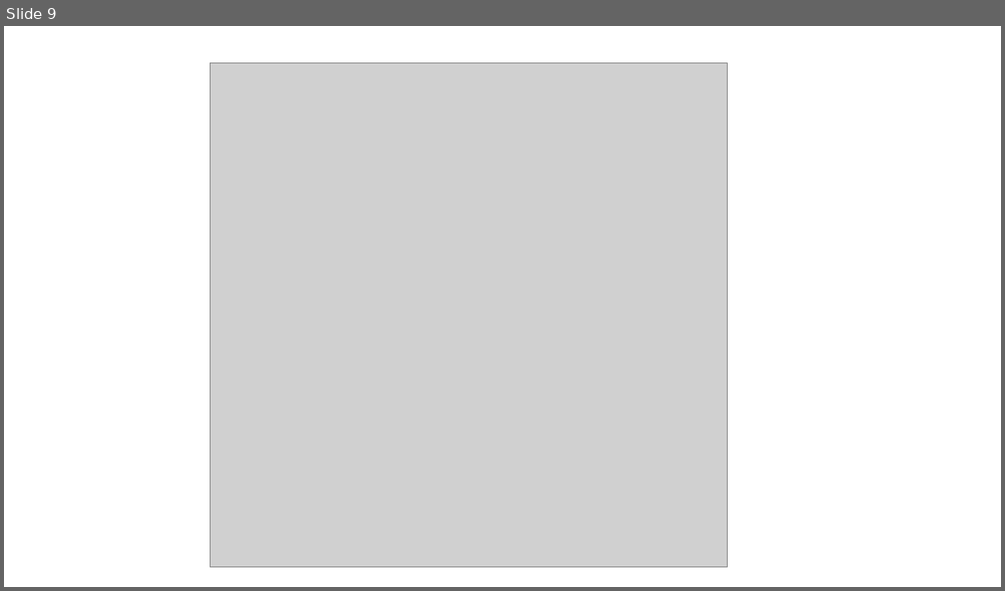
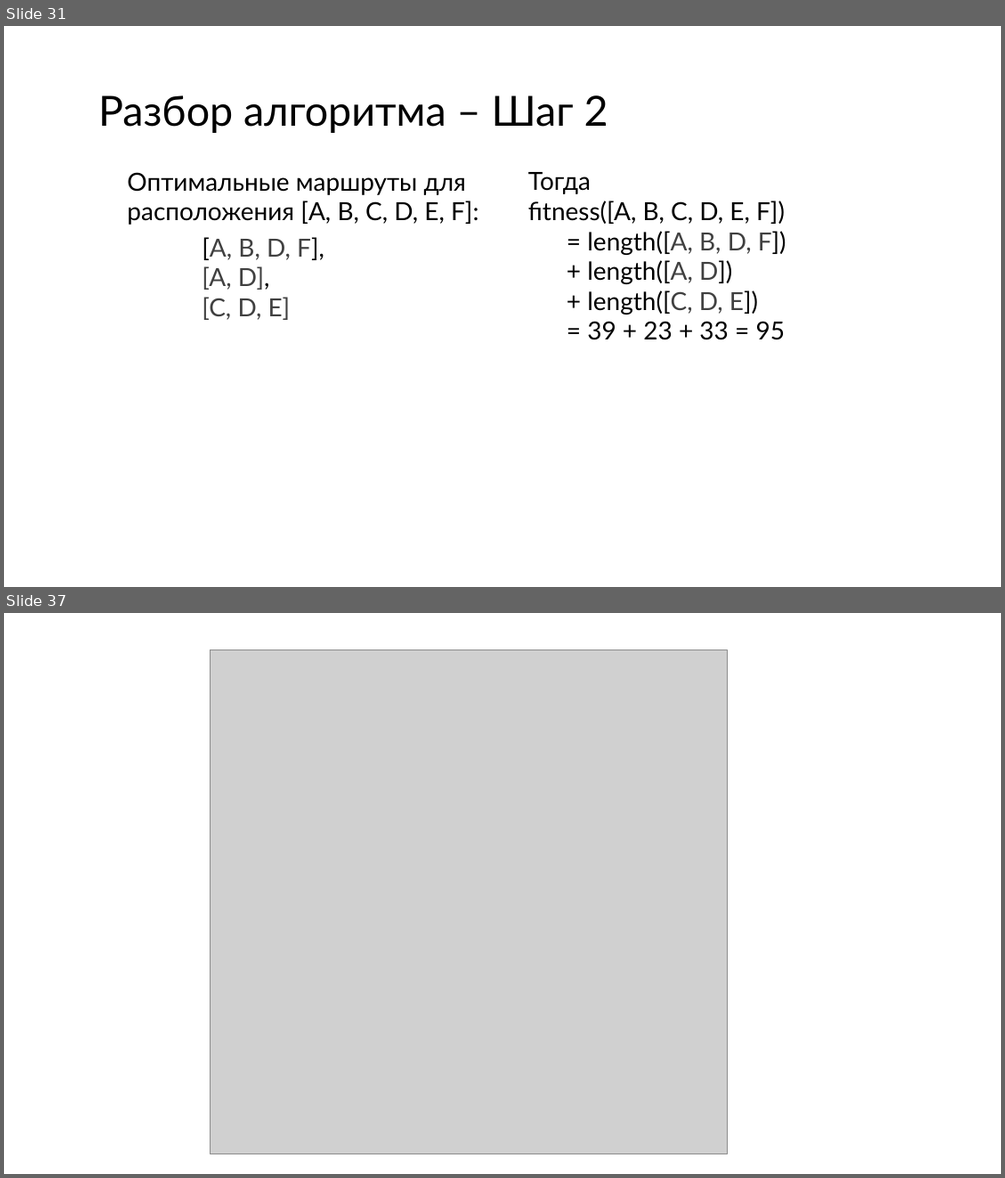
Before and after one commit to w1ldhoneyp1e/goods-distribution-warehouse, a slide deck: presentation.pptx. Shown one above the other, each under a label of ours: slide 9 before the commit, slides 31 and 37 after it; the slides between them are not shown. The pictures are 1005x591 and 1005x1178 pixels, drawn with LibreOffice and Linux fonts; fonts in the diff are those of the drawing; grey boxes stand for pictures. Boxes give left, top, right and bottom in pixels: in the first picture for what was removed or moved away, otherwise in the second. Text is boxed around its words. In the diff, an @@ line names an element or a change of style, - is before the commit and + after.

```diff
--- a/presentation.pptx
+++ b/presentation.pptx
@@ slide 31 added at (4,26,1001,587), background #FFFFFF @@
@@ title added at (98,95,608,133), 40 pt, text #000000 @@
+Разбор алгоритма – Шаг 2
@@ text added at (127,172,478,320), 24 pt, text #000000 @@
+Оптимальные маршруты для расположения [A, B, C, D, E, F]:
+[A, B, D, F],
+[A, D],
+[C, D, E]
@@ text added at (528,172,786,340), 24 pt, text #000000 @@
+Тогда
+fitness([A, B, C, D, E, F])
+= length([A, B, D, F])
++ length([A, D])
++ length([C, D, E])
+= 39 + 23 + 33 = 95
@@ what was slide 9 is now slide 37 @@
```
Also in this commit, not shown: 16 slides changed, 22 other slides added, 3 slides removed, 29 other files.
